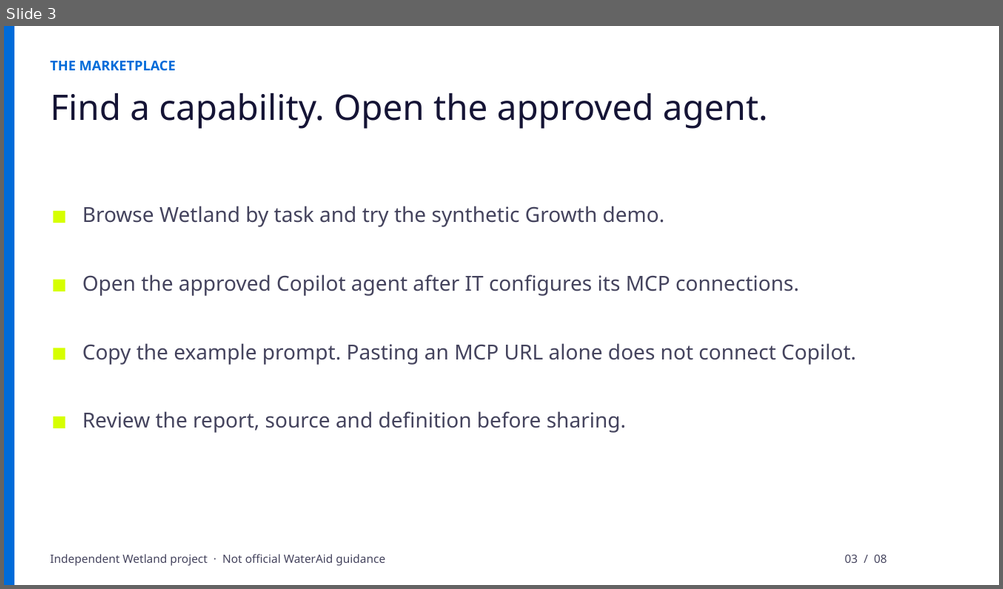
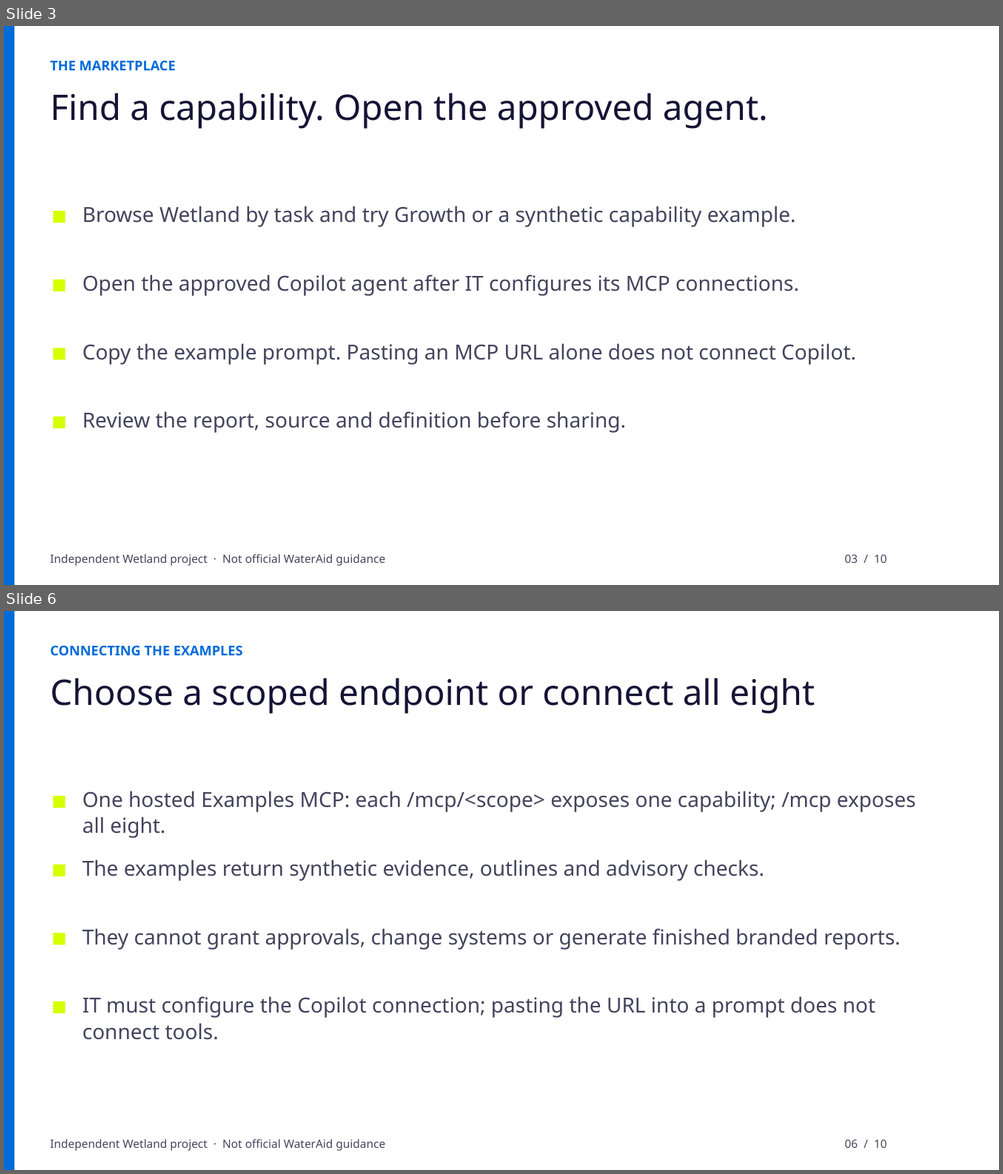
Before and after one commit to mohammedahmxd/Wetland, a slide deck: decks/wetland-mcp-marketplace.pptx. Shown one above the other, each under a label of ours: slide 3 before the commit, slides 3 and 6 after it; the slides between them are not shown. The pictures are 1003x589 and 1003x1174 pixels, drawn with LibreOffice and Linux fonts; fonts in the diff are those of the drawing. Boxes give left, top, right and bottom in pixels: in the first picture for what was removed or moved away, otherwise in the second. Text is boxed around its words. In the diff, an @@ line names an element or a change of style, - is before the commit and + after.

Commit message:
Refresh marketplace deck with eight live synthetic examples

```diff
--- a/decks/wetland-mcp-marketplace.pptx
+++ b/decks/wetland-mcp-marketplace.pptx
@@ slide 6 added at bbox=[4, 611, 999, 1170], background #FFFFFF @@
@@ rectangle added at bbox=[4, 611, 14, 1170], fill #006BD9 @@
@@ text added at bbox=[50, 645, 243, 656], 13 pt, text #006BD9, bold @@
+CONNECTING THE EXAMPLES
@@ text added at bbox=[50, 678, 814, 714], 34 pt, text #151435 @@
+Choose a scoped endpoint or connect all eight
@@ rectangle added at bbox=[54, 796, 65, 808], fill #D6FF00 @@
@@ text added at bbox=[82, 791, 916, 838], 20 pt, text #44435D @@
+One hosted Examples MCP: each /mcp/<scope> exposes one capability; /mcp exposes all eight.
@@ rectangle added at bbox=[54, 865, 65, 877], fill #D6FF00 @@
@@ text added at bbox=[82, 860, 764, 881], 20 pt, text #44435D @@
+The examples return synthetic evidence, outlines and advisory checks.
@@ rectangle added at bbox=[54, 934, 65, 945], fill #D6FF00 @@
@@ text added at bbox=[82, 928, 900, 950], 20 pt, text #44435D @@
+They cannot grant approvals, change systems or generate finished branded reports.
@@ rectangle added at bbox=[54, 1002, 65, 1014], fill #D6FF00 @@
@@ text added at bbox=[82, 997, 875, 1040], 20 pt, text #44435D @@
+IT must configure the Copilot connection; pasting the URL into a prompt does not connect tools.
@@ text added at bbox=[50, 1139, 385, 1151], 11 pt, text #44435D @@
+Independent Wetland project · Not official WaterAid guidance
@@ text added at bbox=[845, 1140, 887, 1148], 11 pt, text #44435D @@
+06 / 10
@@ slide 3 changed as well @@
@@ text at bbox=[82, 206, 796, 227]: text changed @@
-Browse Wetland by task and try the synthetic Growth demo.
+Browse Wetland by task and try Growth or a synthetic capability example.
@@ text at bbox=[845, 555, 887, 563]: text changed @@
-03 / 08
+03 / 10
```
Also in this commit, not shown: 6 other slides changed, 2 other slides added, 1 slide removed, 3 other files.
